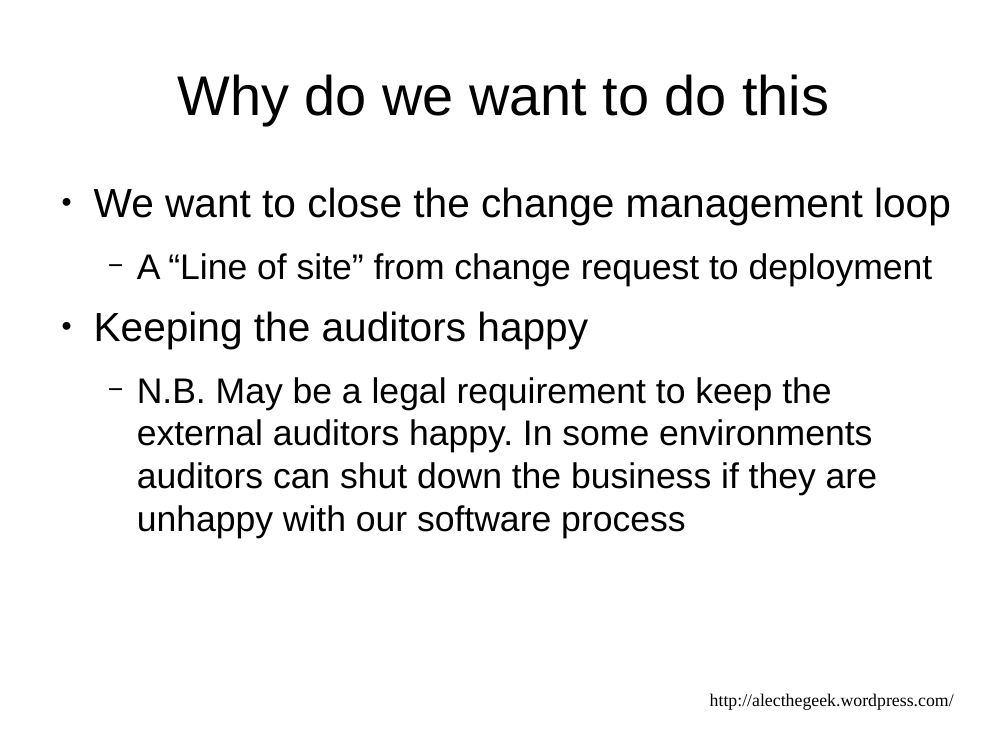
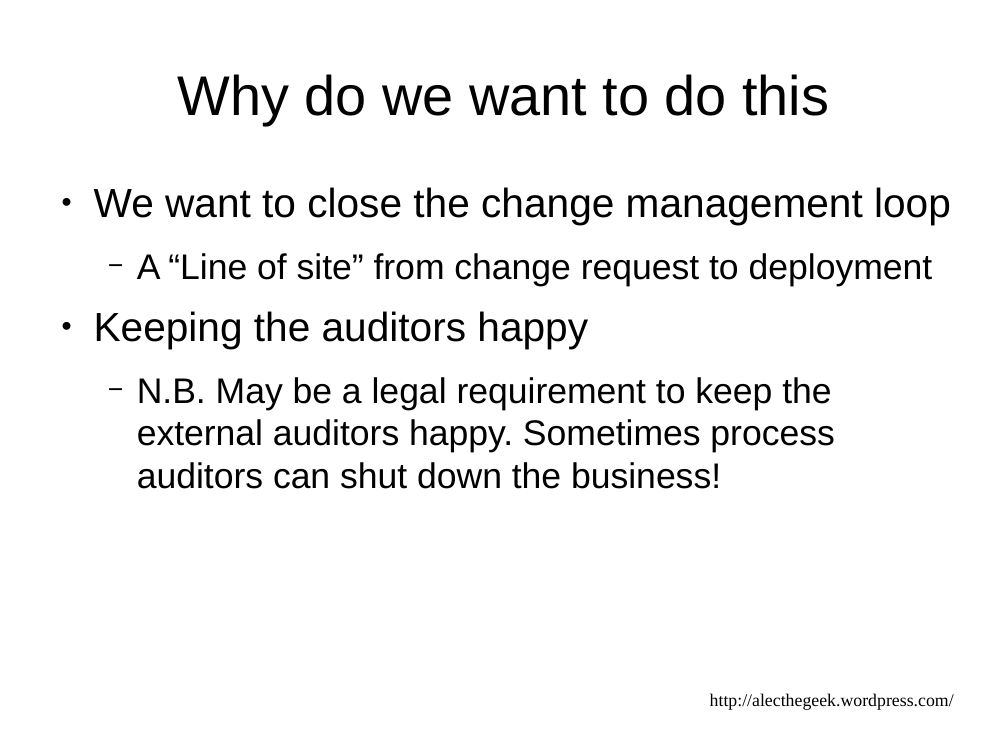
Before and after one commit to alecthegeek/gitbuilding, a slide deck: slide 17 of DevOpsDownUnderPresentation.odp (slide 14 before the commit). Drawn at 1008x756 pixels with LibreOffice and Linux fonts; fonts in the diff are those of the drawing. Boxes give left, top, right and bottom in pixels: in the first picture for what was removed or moved away, otherwise in the second. Text is boxed around its words. In the diff, an @@ line names an element or a change of style, - is before the commit and + after.

```diff
--- a/DevOpsDownUnderPresentation.odp
+++ b/DevOpsDownUnderPresentation.odp
@@ text at [137, 377, 834, 489]: text changed @@
-  − N.B. May be a legal requirement to keep the external auditors happy. In some environments auditors can shut down the business if they are unhappy with our software process
+  − N.B. May be a legal requirement to keep the external auditors happy. Sometimes process auditors can shut down the business!
```
Also in this commit, not shown: 16 other slides changed, 4 slides added.
